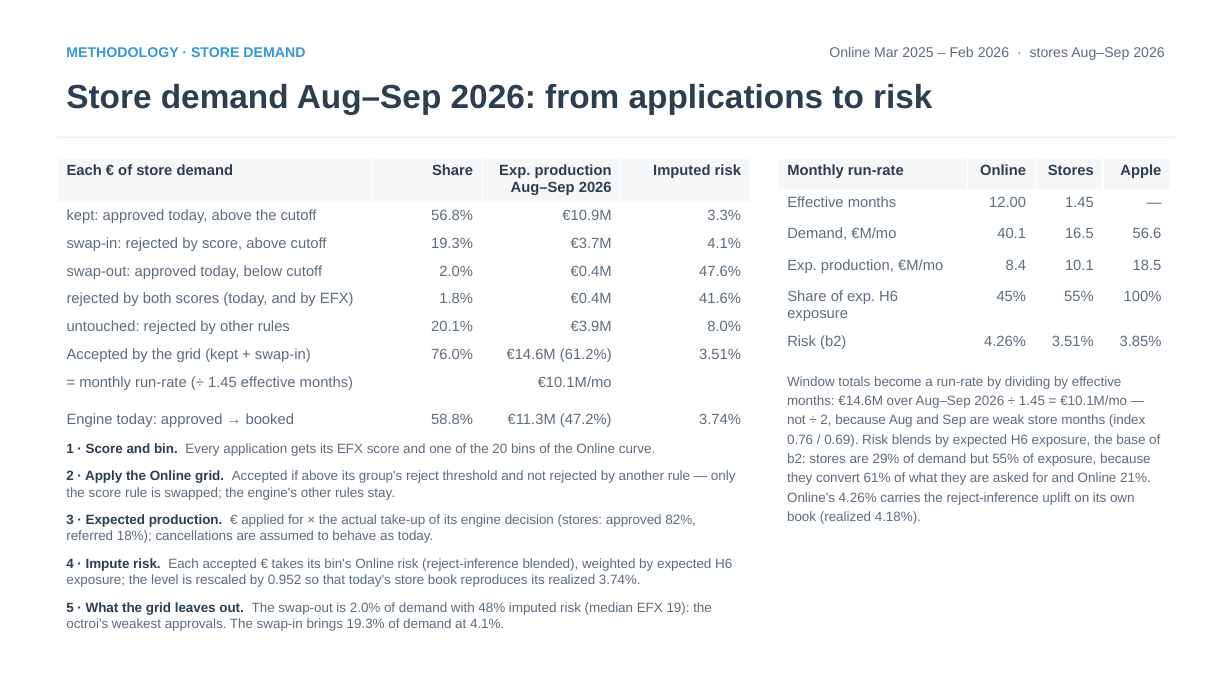
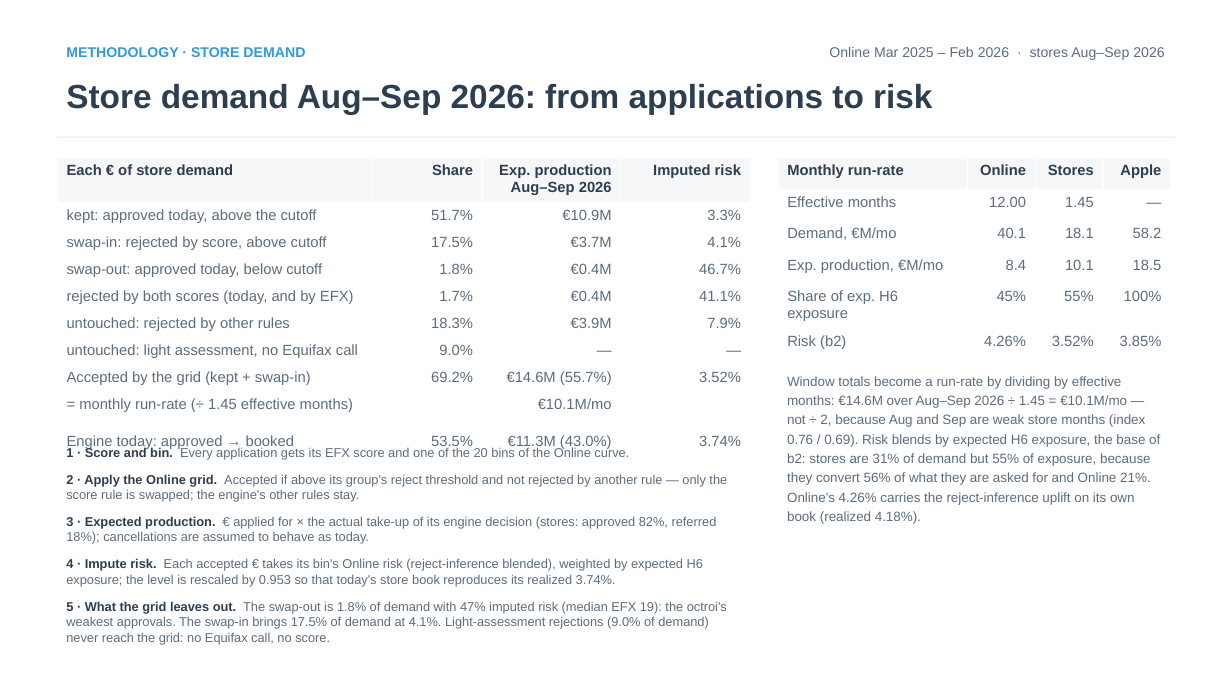
Before and after one commit to iocariz/scoring_tools, a slide deck: slide 10 of output/apple_deck/Apple_EFX_Study.pptx. Drawn at 1232x693 pixels with LibreOffice and Linux fonts; fonts in the diff are those of the drawing. Boxes give left, top, right and bottom in pixels: in the first picture for what was removed or moved away, otherwise in the second. Text is boxed around its words. In the diff, an @@ line names an element or a change of style, - is before the commit and + after.

```diff
--- a/output/apple_deck/Apple_EFX_Study.pptx
+++ b/output/apple_deck/Apple_EFX_Study.pptx
@@ table at box(57, 158, 750, 453) @@
-row 2: kept: approved today, above the cutoff | 56.8% | €10.9M | 3.3%
-row 3: swap-in: rejected by score, above cutoff | 19.3% | €3.7M | 4.1%
-row 4: swap-out: approved today, below cutoff | 2.0% | €0.4M | 47.6%
-row 5: rejected by both scores (today, and by EFX) | 1.8% | €0.4M | 41.6%
-row 6: untouched: rejected by other rules | 20.1% | €3.9M | 8.0%
-row 7: Accepted by the grid (kept + swap-in) | 76.0% | €14.6M (61.2%) | 3.51%
+row 2: kept: approved today, above the cutoff | 51.7% | €10.9M | 3.3%
+row 3: swap-in: rejected by score, above cutoff | 17.5% | €3.7M | 4.1%
+row 4: swap-out: approved today, below cutoff | 1.8% | €0.4M | 46.7%
+row 5: rejected by both scores (today, and by EFX) | 1.7% | €0.4M | 41.1%
+row 6: untouched: rejected by other rules | 18.3% | €3.9M | 7.9%
+row 7: untouched: light assessment, no Equifax call | 9.0% | — | —
+row 8: Accepted by the grid (kept + swap-in) | 69.2% | €14.6M (55.7%) | 3.52%
-row 10, column 2: 58.8%
+row 10, column 2: 53.5%
-row 10, column 3: €11.3M (47.2%)
+row 10, column 3: €11.3M (43.0%)
@@ table at box(778, 158, 1170, 353) @@
-row 3, column 3: 16.5
+row 3, column 3: 18.1
-row 3, column 4: 56.6
+row 3, column 4: 58.2
-row 6, column 3: 3.51%
+row 6, column 3: 3.52%
@@ text at box(787, 376, 1160, 524): text changed @@
-Window totals become a run-rate by dividing by effective months: €14.6M over Aug–Sep 2026 ÷ 1.45 = €10.1M/mo — not ÷ 2, because Aug and Sep are weak store months (index 0.76 / 0.69). Risk blends by expected H6 exposure, the base of b2: stores are 29% of demand but 55% of exposure, because they convert 61% of what they are asked for and Online 21%. Online's 4.26% carries the reject-inference uplift on its own book (realized 4.18%).
+Window totals become a run-rate by dividing by effective months: €14.6M over Aug–Sep 2026 ÷ 1.45 = €10.1M/mo — not ÷ 2, because Aug and Sep are weak store months (index 0.76 / 0.69). Risk blends by expected H6 exposure, the base of b2: stores are 31% of demand but 55% of exposure, because they convert 56% of what they are asked for and Online 21%. Online's 4.26% carries the reject-inference uplift on its own book (realized 4.18%).
@@ text at box(66, 447, 727, 544): size 10.5 to 10 pt in "1 · Score and bin. Every application ...", "2 · Apply the Online grid. Accepted ...", "3 · Expected production. € applied for ..." @@
@@ text at box(66, 558, 727, 645): text changed; size 10.5 to 10 pt @@
-4 · Impute risk. Each accepted € takes its bin's Online risk (reject-inference blended), weighted by expected H6 exposure; the level is rescaled by 0.952 so that today's store book reproduces its realized 3.74%.
-5 · What the grid leaves out. The swap-out is 2.0% of demand with 48% imputed risk (median EFX 19): the octroi's weakest approvals. The swap-in brings 19.3% of demand at 4.1%.
+4 · Impute risk. Each accepted € takes its bin's Online risk (reject-inference blended), weighted by expected H6 exposure; the level is rescaled by 0.953 so that today's store book reproduces its realized 3.74%.
+5 · What the grid leaves out. The swap-out is 1.8% of demand with 47% imputed risk (median EFX 19): the octroi's weakest approvals. The swap-in brings 17.5% of demand at 4.1%. Light-assessment rejections (9.0% of demand) never reach the grid: no Equifax call, no score.
```
Also in this commit, not shown: 11 other slides changed, 6 other files.
